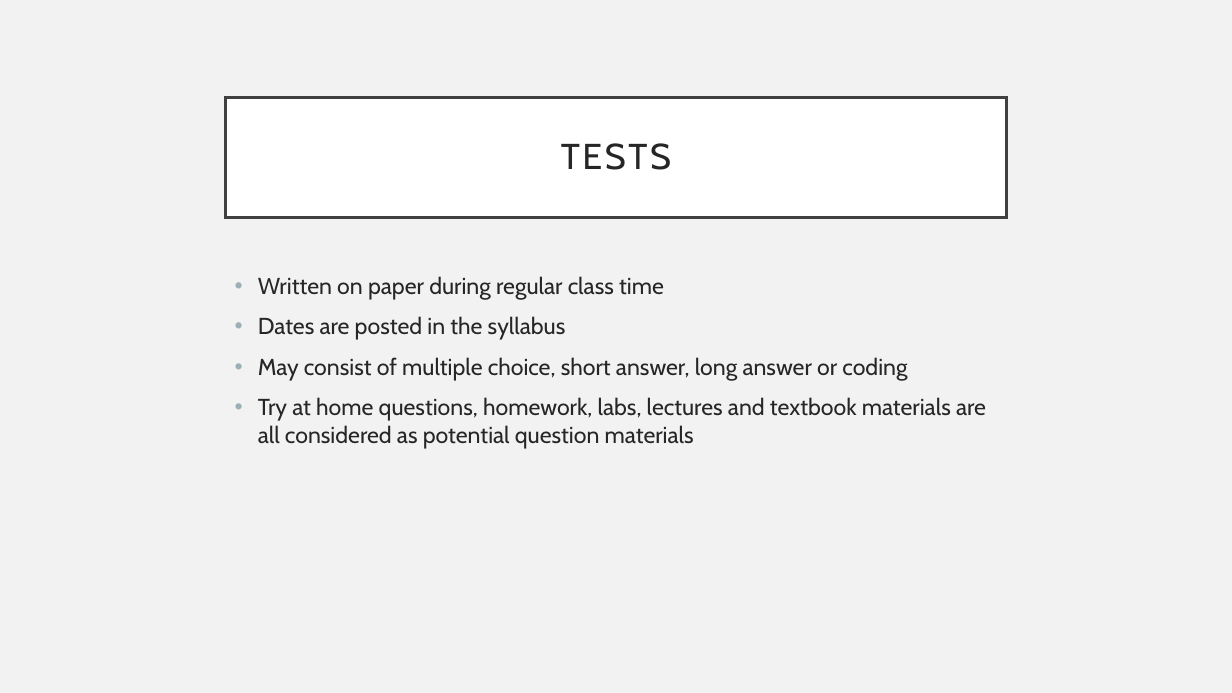
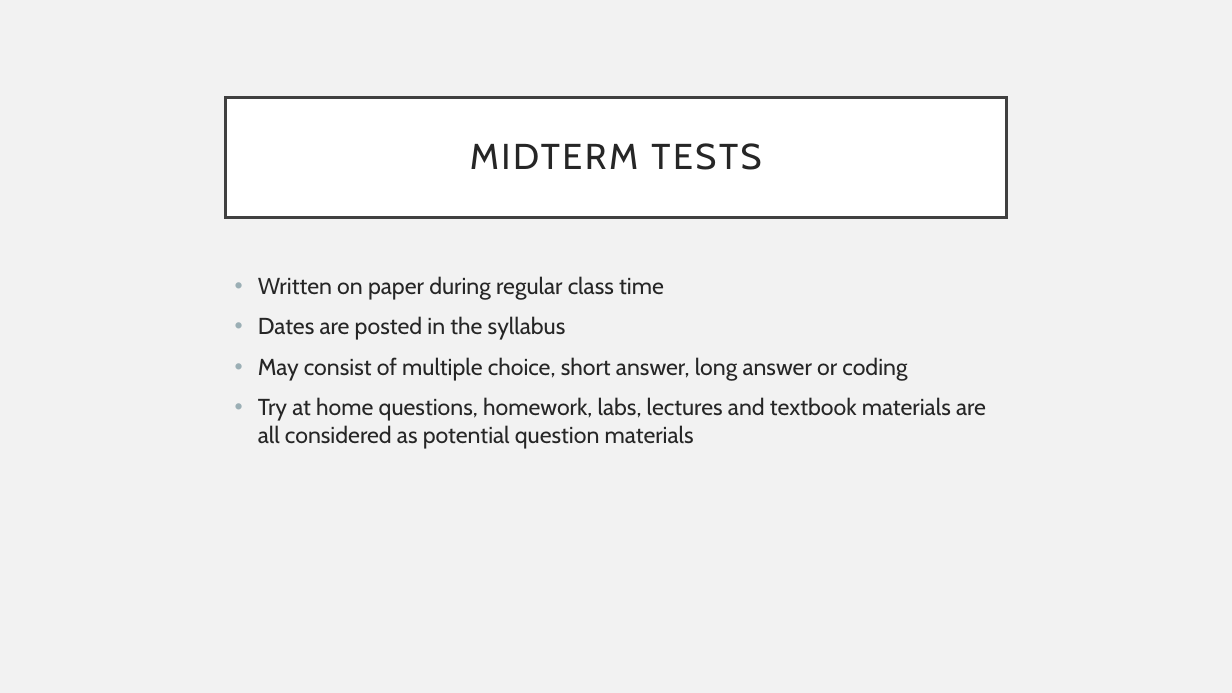
Before and after one commit to UPEI-CS/CS1910-Students, a slide deck: slide 11 of lectures/01-Course-Orientation/CS1910_Course-Orientation_Lecture.pptx. Drawn at 1232x693 pixels with LibreOffice and Linux fonts; fonts in the diff are those of the drawing. Boxes give left, top, right and bottom in pixels: in the first picture for what was removed or moved away, otherwise in the second. Text is boxed around its words. In the diff, an @@ line names an element or a change of style, - is before the commit and + after.

```diff
--- a/lectures/01-Course-Orientation/CS1910_Course-Orientation_Lecture.pptx
+++ b/lectures/01-Course-Orientation/CS1910_Course-Orientation_Lecture.pptx
@@ title at [470,143,761,170]: text changed @@
-TESTS
+MIDTERM TESTS
```
Also in this commit, not shown: 11 other slides changed, 2 slides removed, 1 other file.
